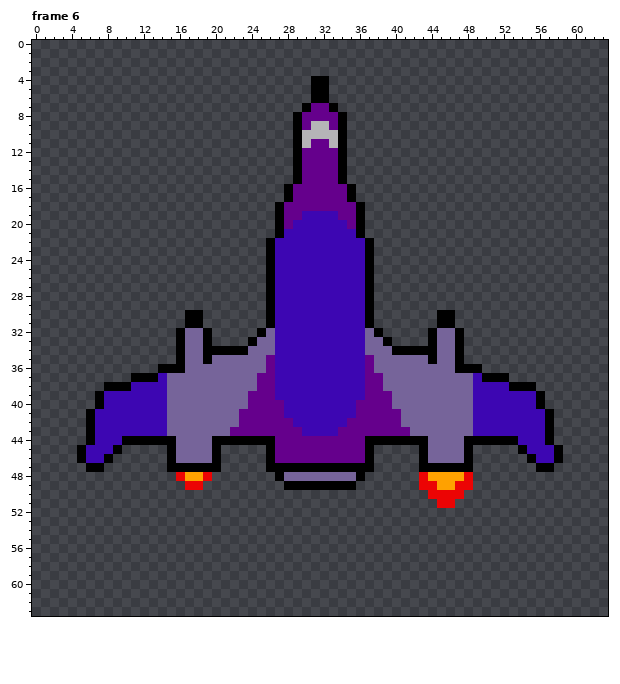
A pixel-art file gets an edit: Sprites/Ship_move.aseprite. Above, as it was before the edit.
64x64 pixels, 7 frames. Shown: frame 6. The commit also changed other frames, which this record leaves out.
Now the later version:
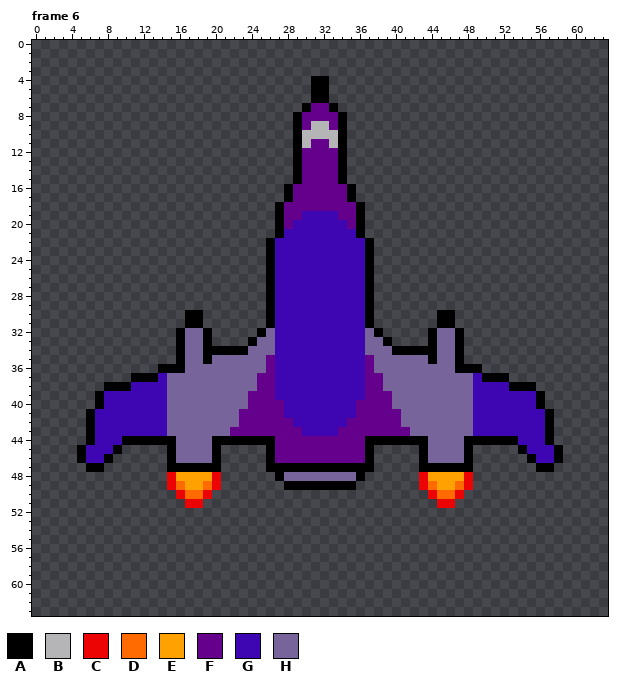
Palette (. is transparent): A #000000  B #b5b4b7  C #ec0404  D #ff6b00  E #ffa100  F #65008c  G #3d06b2  H #76649a
Change:
Frame 6:
y 48: x 15..16 .C -> CE; x 19..20 C. -> EC
y 49: x 15..20 ..CC.. -> CDEEDC; x 44 C -> D; x 47 C -> D
y 50: x 16..19 .... -> CDDC; x 45..46 CC -> DD
y 51: x 17..18 .. -> CC
Changed places in both pictures, as pixel boxes (x1, y1, x2, y2):
changed: (167, 472, 221, 508)
changed: (428, 481, 464, 499)
